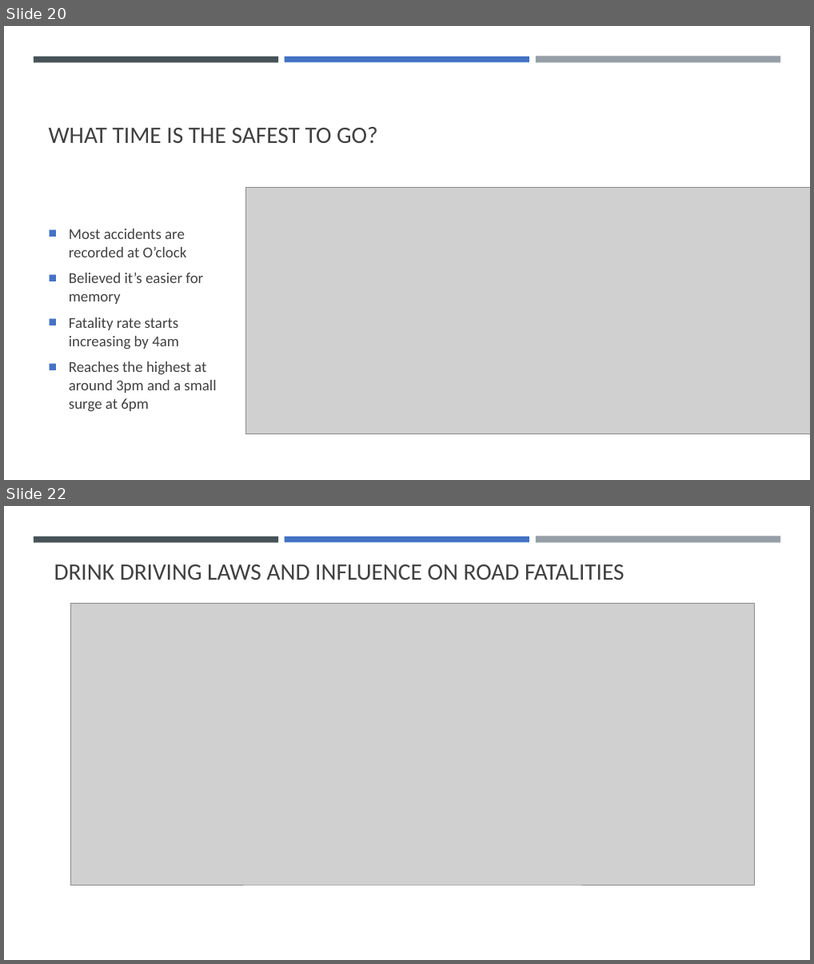
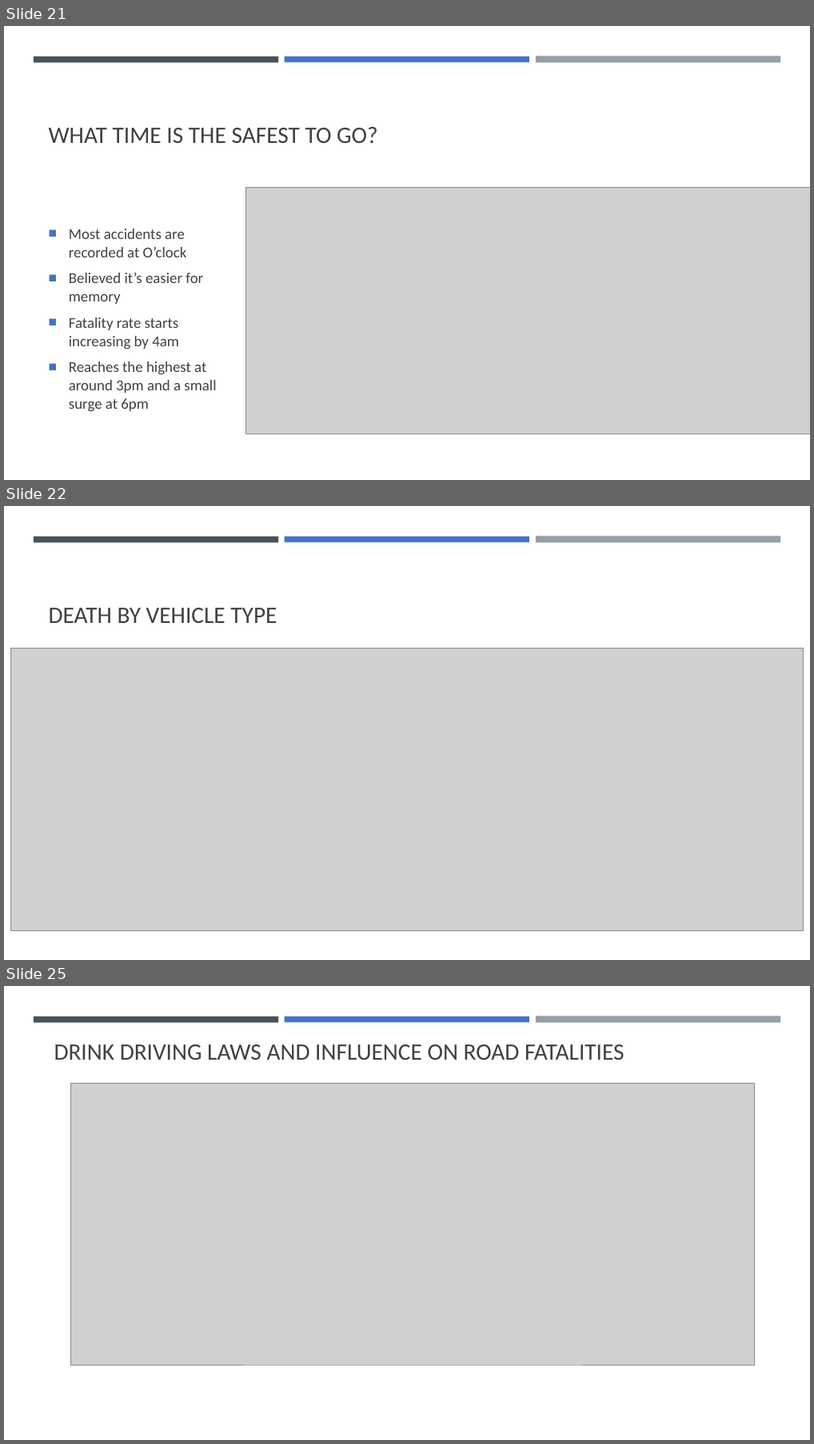
Before and after one commit to cyrusauyeungc/Project_01, a slide deck: output_data/Presentation.pptx. Shown one above the other, each under a label of ours: slides 20 and 22 before the commit, slides 21, 22 and 25 after it; the slides between them are not shown. The pictures are 814x964 and 814x1444 pixels, drawn with LibreOffice and Linux fonts; fonts in the diff are those of the drawing; grey boxes stand for pictures. Boxes give left, top, right and bottom in pixels: in the first picture for what was removed or moved away, otherwise in the second. Text is boxed around its words. In the diff, an @@ line names an element or a change of style, - is before the commit and + after.

```diff
--- a/output_data/Presentation.pptx
+++ b/output_data/Presentation.pptx
@@ slide 22 added at (4,506,810,960), background #FFFFFF; not listed: 3 template elements that a slide beside it also shows @@
@@ title added at (49,608,277,623), 28 pt, text #404040 @@
+DEATH BY VEHICLE TYPE
@@ picture added at (10,648,804,930) @@
@@ what was slide 20 is now slide 21 @@
@@ what was slide 22 is now slide 25 @@
```
Also in this commit, not shown: 3 other slides added, 1 slide removed, 11 other files.
